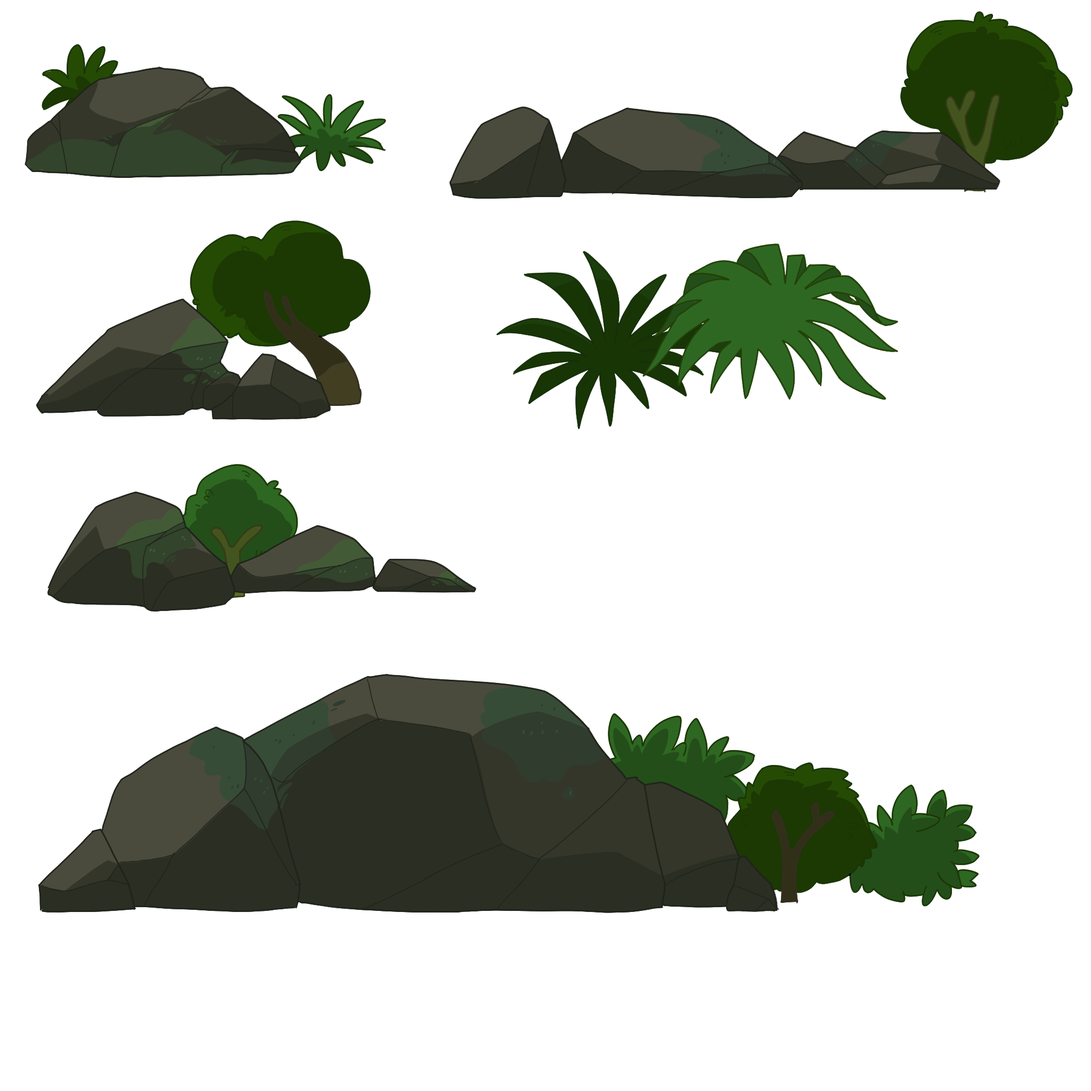
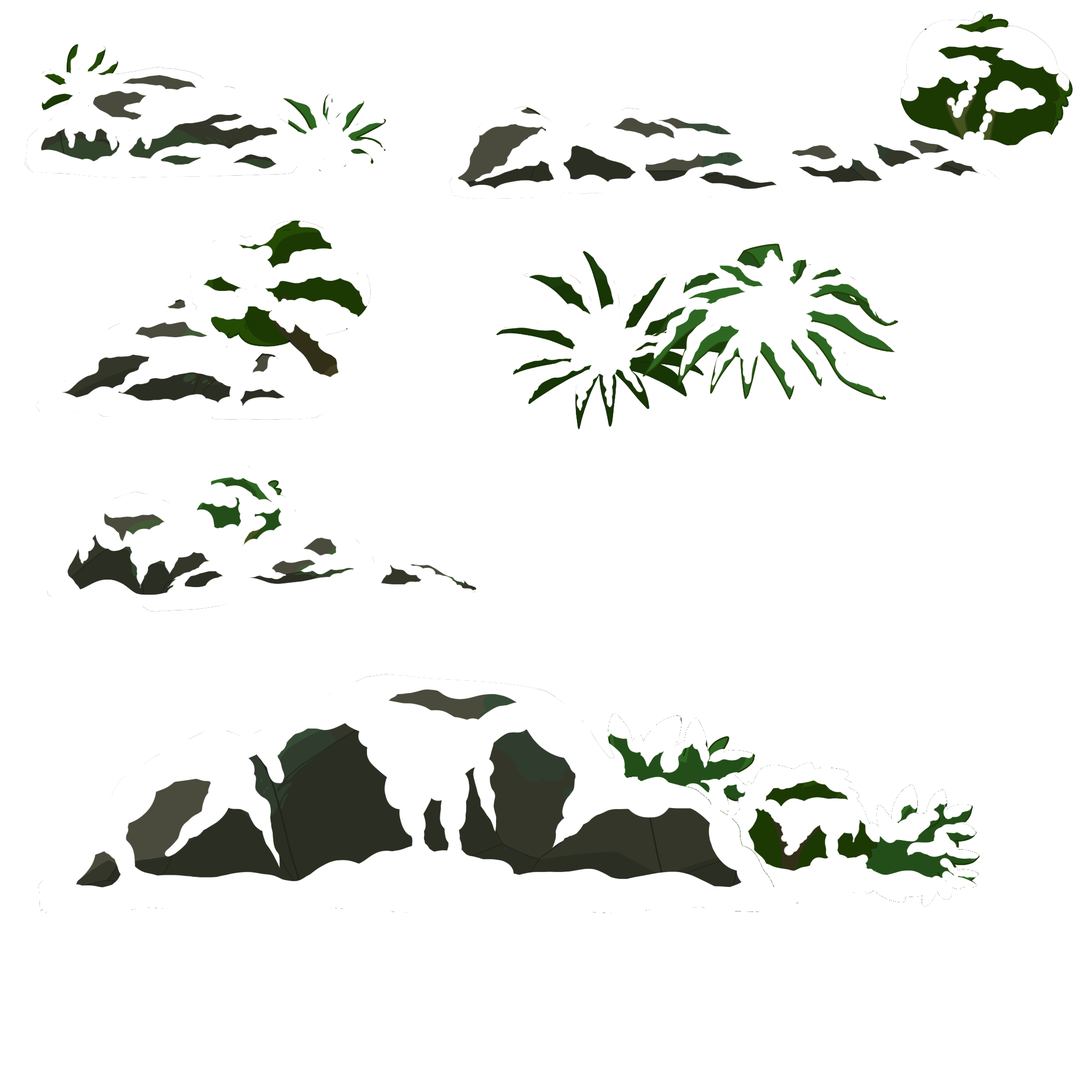
Layered file, before and after one edit (1091x1091). Changes by layer:
added layer "Layer 10" above "Layer 1" over bbox(24, 44, 386, 179)
added layer "Layer 12" above "Layer 2" over bbox(35, 220, 371, 420)
added layer "Layer 9" above "Layer 8" over bbox(47, 464, 475, 610)
added layer "Layer 8" above "Layer 3" over bbox(47, 491, 477, 612)
added layer "Layer 11" above "Layer 4" over bbox(449, 11, 1071, 199)
added layer "Layer 13" above "Layer 5" over bbox(500, 249, 899, 412)
added layer "Layer 6" above "Layer 7" over bbox(38, 674, 782, 914)
added layer "Layer 7" above "rock foreground" over bbox(608, 713, 980, 907)
